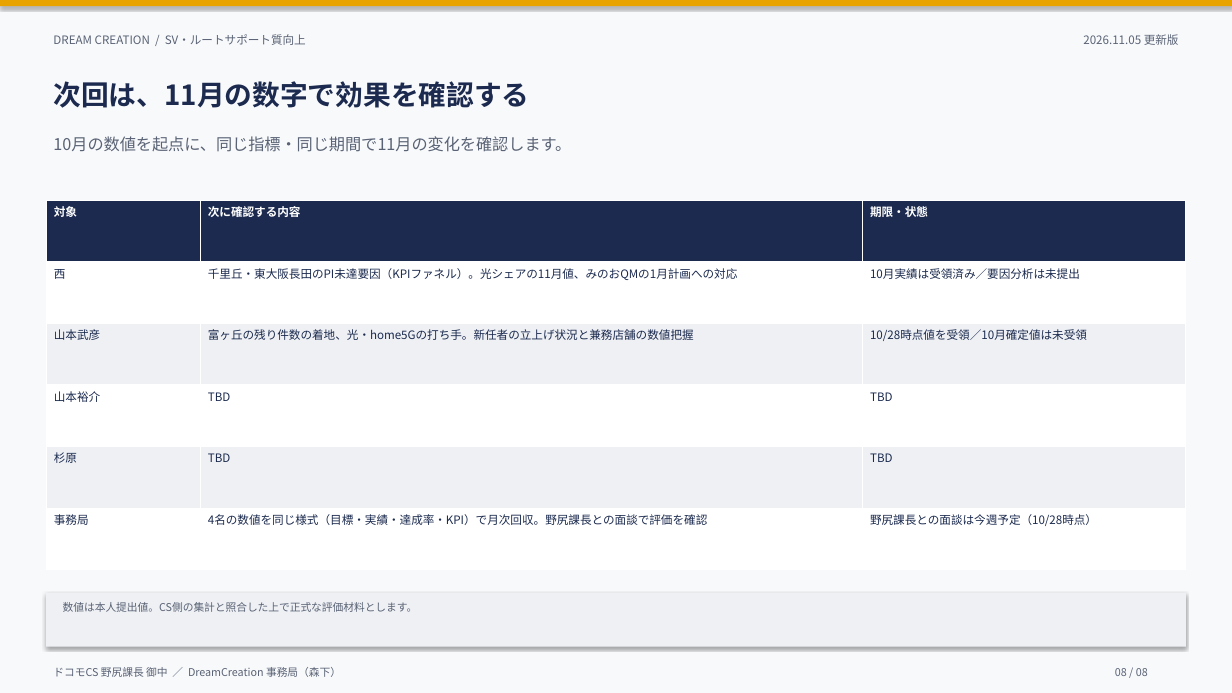
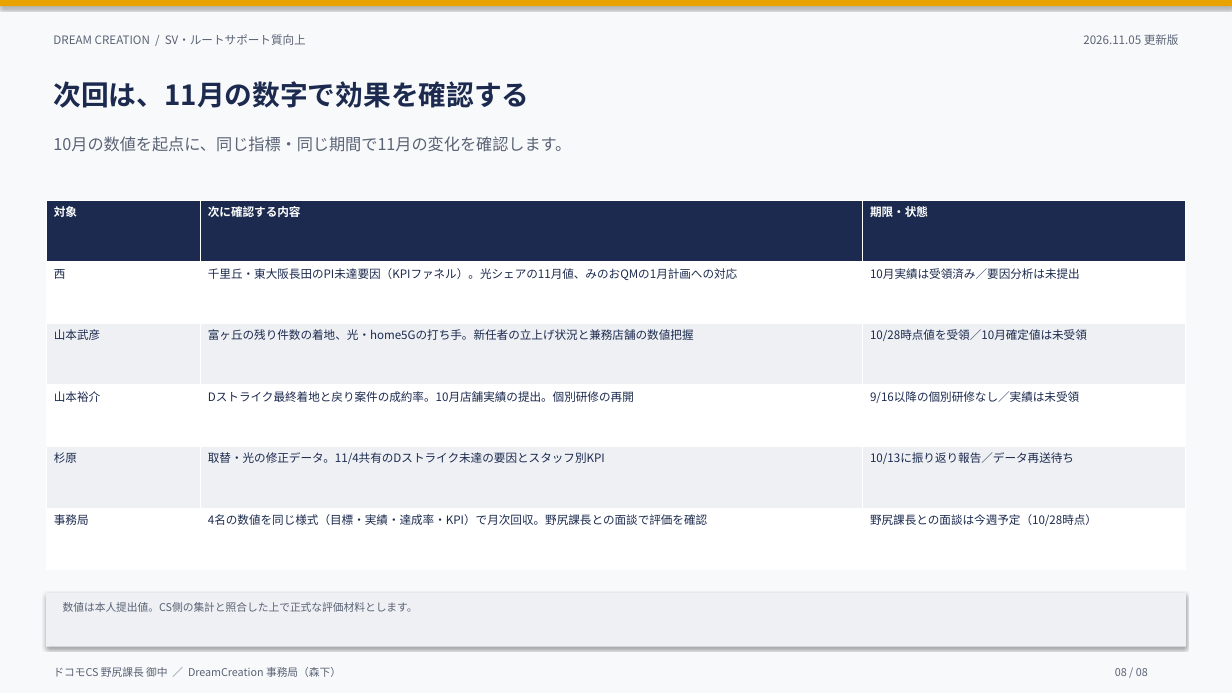
Before and after one commit to lunamax77/-next-vision, a slide deck: slide 8 of docs/reports/sv-route-support/SV_ルートサポート質向上_進捗報告_20261105.pptx. Drawn at 1232x693 pixels with LibreOffice and Linux fonts; fonts in the diff are those of the drawing. Boxes give left, top, right and bottom in pixels: in the first picture for what was removed or moved away, otherwise in the second. Text is boxed around its words. In the diff, an @@ line names an element or a change of style, - is before the commit and + after.

```diff
--- a/docs/reports/sv-route-support/SV_ルートサポート質向上_進捗報告_20261105.pptx
+++ b/docs/reports/sv-route-support/SV_ルートサポート質向上_進捗報告_20261105.pptx
@@ table at <box>46,200,1185,570</box> @@
-row 4, column 2: TBD
+row 4, column 2: Dストライク最終着地と戻り案件の成約率。10月店舗実績の提出。個別研修の再開
-row 4, column 3: TBD
+row 4, column 3: 9/16以降の個別研修なし／実績は未受領
-row 5, column 2: TBD
+row 5, column 2: 取替・光の修正データ。11/4共有のDストライク未達の要因とスタッフ別KPI
-row 5, column 3: TBD
+row 5, column 3: 10/13に振り返り報告／データ再送待ち
```
Also in this commit, not shown: 3 other slides changed, 2 other files.
